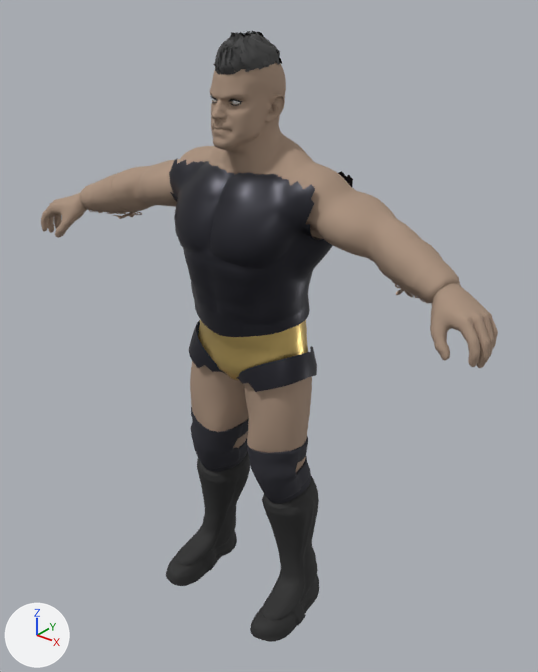
Before and after pictures for a commit that changed the glTF model public/models/cast/CASSIAN_THORNE_ring3.glb.
One viewpoint serves both versions: a camera (50 mm lens) standing at (1.454, -1.739, 2.153) and looking at (0.039, 0.03, 1.056). Arrows for +X, +Y and +Z are at lower left; the lights stay in place. The picture after the commit comes second.

The first picture shows '0000_M0003_02_Brian_Cage', '0001_M0003_02_Brian_Cage', '0002_M0003_02_Brian_Cage', '0003_M0003_02_Brian_Cage', '0004_M0003_02_Brian_Cage', '0005_M0003_02_Brian_Cage', '0006_M0003_02_Brian_Cage', '0007_M0003_02_Brian_Cage', 'Cassian_ring3_vest_node' and 1 more.
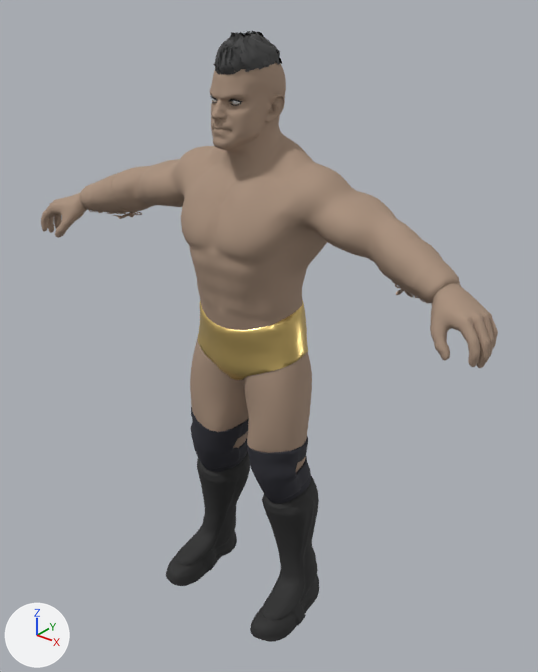
Boxes (x1, y1, x2, y2) around the edits, measured in the pictures (538 x 672 px):
'Cassian_ring3_vest_node', deleted
    before: (169, 159, 353, 392)

What changed in the scene script:
```text
Remove ob_cassian_ring3_vest_node:
    ob_cassian_ring3_vest_node = bpy.data.objects.new('Cassian_ring3_vest_node', me_cassian_ring3_vest)
    ob_cassian_ring3_vest_node.location = (0.0, 0.0, 0.0)
```
